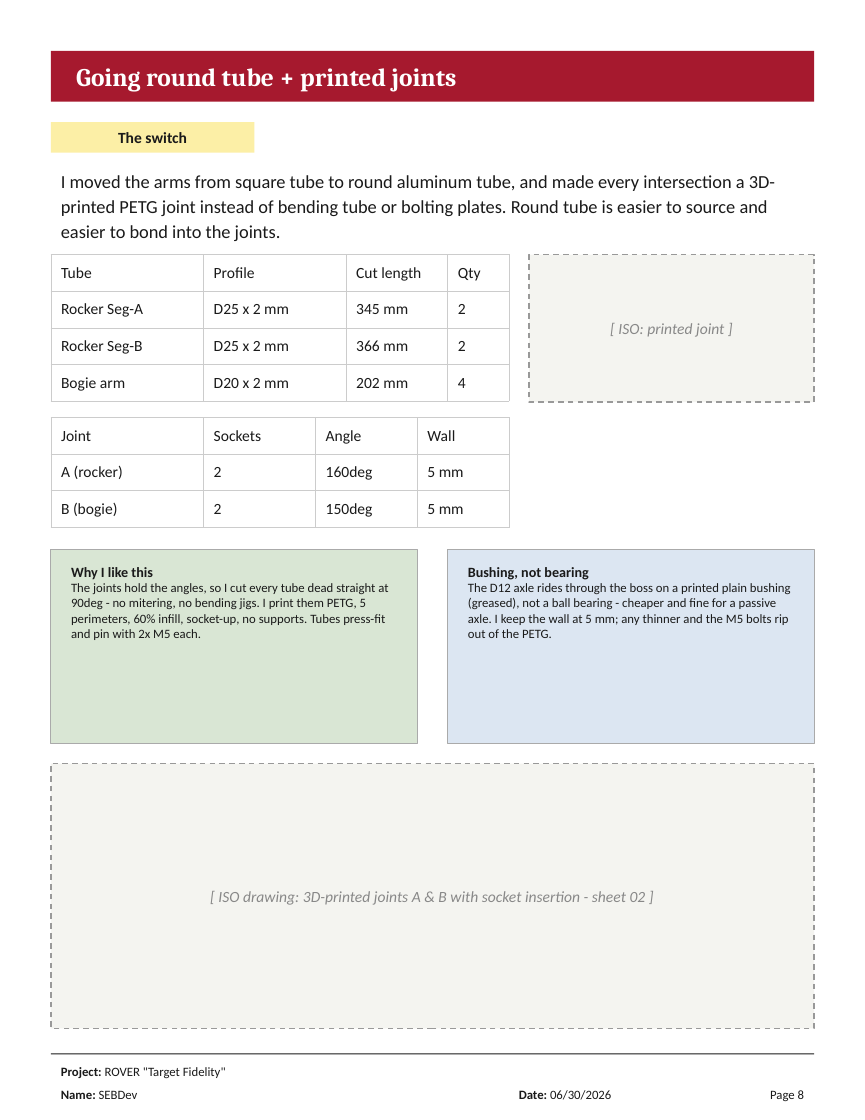
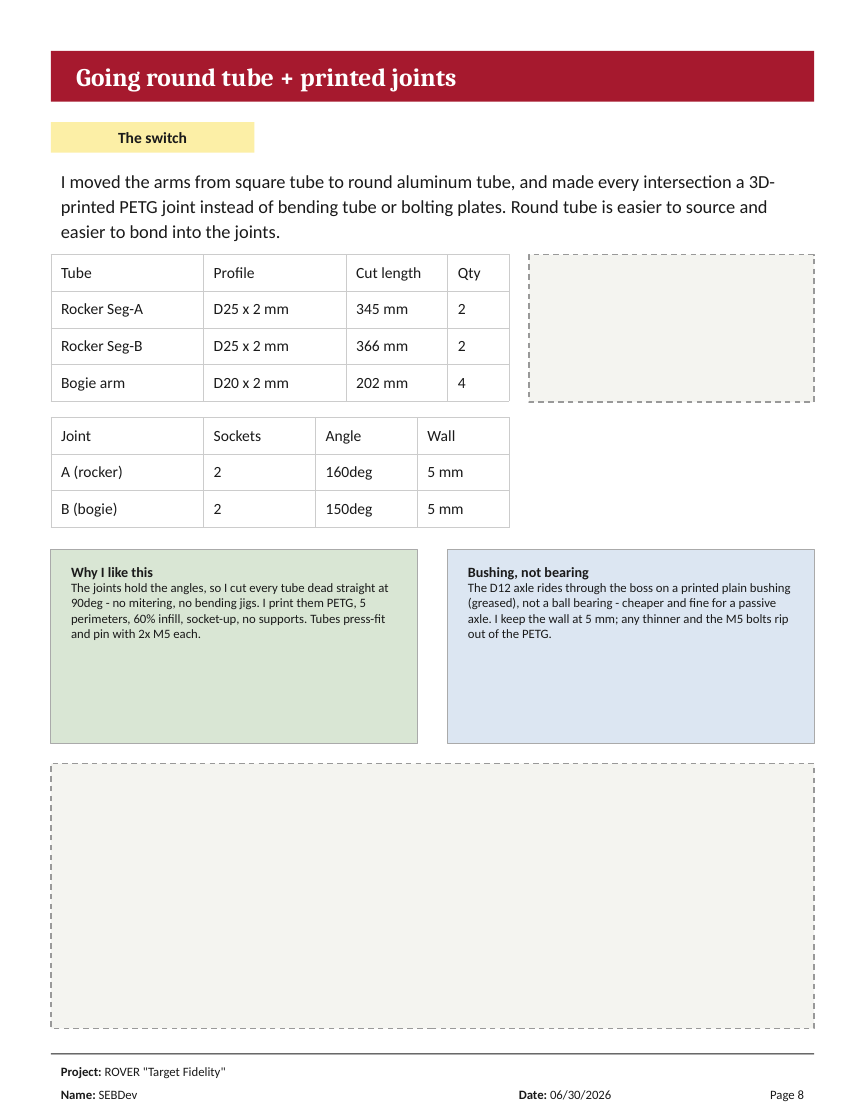
Before and after one commit to tansenseb-wq/ROVER-Target-Fidelity-, a slide deck: slide 8 of Journal/Librito_Rover x_x (CreacionSistemaMecanico) .pptx. Drawn at 865x1120 pixels with LibreOffice and Linux fonts; fonts in the diff are those of the drawing. Boxes give left, top, right and bottom in pixels: in the first picture for what was removed or moved away, otherwise in the second. Text is boxed around its words. In the diff, an @@ line names an element or a change of style, - is before the commit and + after.

```diff
--- a/Journal/Librito_Rover x_x (CreacionSistemaMecanico) .pptx
+++ b/Journal/Librito_Rover x_x (CreacionSistemaMecanico) .pptx
@@ text removed at bbox=[618, 323, 724, 337] @@
-[ ISO: printed joint ]
@@ text removed at bbox=[218, 891, 646, 905] @@
-[ ISO drawing: 3D-printed joints A & B with socket insertion - sheet 02 ]
```
Also in this commit, not shown: 12 other slides changed, 2 other files.
